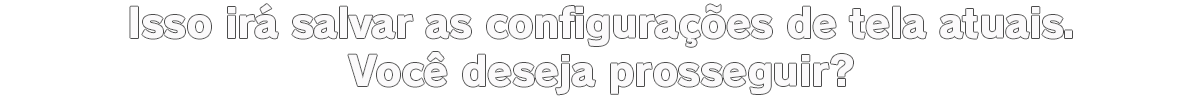
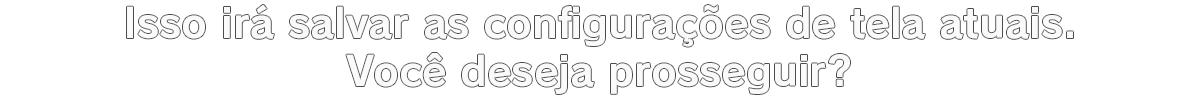
The second w=1200, h=100 image is a revision of the first. Changes to its layers:
added layer "Isso irá salvar as configurações de tela atuais. Você deseja pr V2" above "Você deseja prosseguir?" over box(127, 4, 1073, 94)
hid "Você deseja prosseguir?" over box(348, 52, 853, 95)
hid "Isso irá salvar as configurações de tela atuais." over box(130, 4, 1072, 47)
